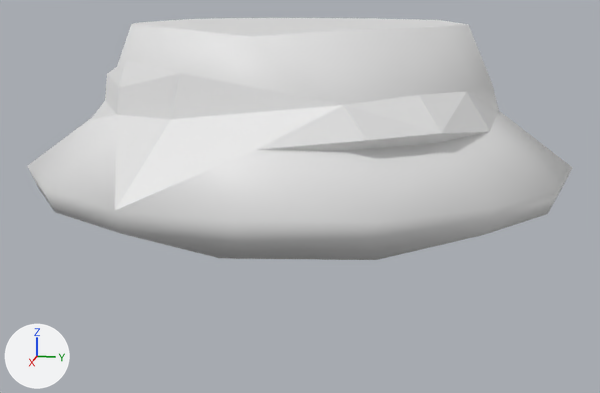
The FBX model Assets/resources/meshes/grass_rock_tier.fbx, before and after one commit.
One viewpoint serves both versions: a camera (50 mm lens) standing at (12.18, 2.47, 1.43) and looking at (0.01, 0.03, -1.61). Every picture has the same lights, and +X, +Y and +Z are marked at lower left.
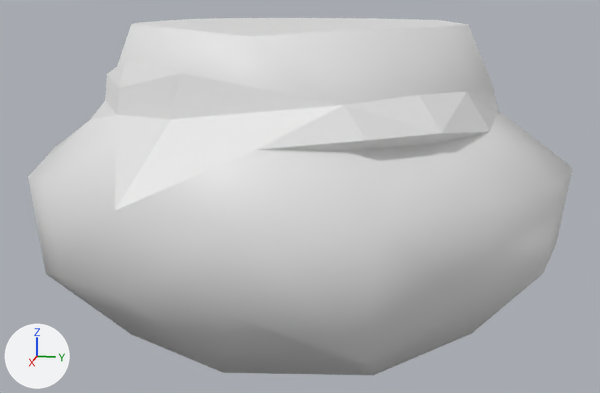
Commit message: Improvements to the grassy tiers biome.

What changed in the scene script:
```text
Change me_cylinder_002:
    where me_cylinder_002.from_pydata(...)  # 84 vertices, 86 faces; spans x -3.68..3.68, y -4.0..4.0, z -2.49..1.01
    used by ob_cylinder_001; location = (0.0, 0.0, 0.0)
    before: 59 (0.0, 3.86, -1.35) at pixel (560, 191), 70 (-3.28, -1.48, -1.35), 72 (-3.28, 1.48, -1.35), 75 (0.49, 2.7, -1.86), 76 (2.12, 1.44, -1.87) at pixel (376, 260)
    before: 77 (2.42, -0.52, -1.87) at pixel (220, 258), 79 (-0.49, -2.7, -1.86), 82 (-1.45, 2.21, -1.87), 83 (0.0, 0.0, -2.49)
    me_cylinder_002 part 1
    add for i in [75, 76, 77, 79, 82, 83]: me_cylinder_002.vertices[i].co += Vector((0.0, 0.0, -1.59))
    add for i in [59, 70, 72]: me_cylinder_002.vertices[i].co += Vector((0.0, 0.0, -0.78))
    me_cylinder_002.vertices[9].co: (1.41, -3.7, -1.0) -> (1.41, -3.7, -1.16)  # pixel (27, 165) -> pixel (28, 176)
    me_cylinder_002.vertices[14].co: (-2.6, -2.83, -1.0) -> (-2.6, -2.83, -1.11)
    me_cylinder_002.vertices[18].co: (-3.68, 0.0, -1.0) -> (-3.68, 0.0, -1.02)
    me_cylinder_002.vertices[23].co: (-1.41, 3.7, -1.0) -> (-1.41, 3.7, -1.1)
    me_cylinder_002.vertices[34].co: (3.37, 1.57, -1.02) -> (3.37, 1.57, -1.19)  # pixel (377, 222) -> pixel (377, 236)
    me_cylinder_002.vertices[60].co: (1.36, 3.56, -1.35) -> (1.36, 3.56, -2.16)  # pixel (547, 214) -> pixel (543, 273)
    me_cylinder_002.vertices[61].co: (2.51, 2.73, -1.35) -> (2.51, 2.73, -2.16)  # pixel (482, 235) -> pixel (478, 299)
    me_cylinder_002.vertices[62].co: (3.28, 1.48, -1.35) -> (3.28, 1.48, -2.75)  # pixel (369, 248) -> pixel (366, 363)
    me_cylinder_002.vertices[63].co: (3.55, 0.0, -1.35) -> (3.55, 0.0, -2.2)  # pixel (235, 247) -> pixel (236, 318)
    me_cylinder_002.vertices[64].co: (3.28, -1.48, -1.35) -> (3.28, -1.48, -2.16)  # pixel (121, 233) -> pixel (124, 297)
    me_cylinder_002.vertices[65].co: (2.51, -2.73, -1.35) -> (2.51, -2.73, -2.22)  # pixel (54, 212) -> pixel (59, 274)
    me_cylinder_002.vertices[66].co: (1.36, -3.56, -1.35) -> (1.36, -3.56, -2.65)  # pixel (39, 189) -> pixel (45, 273)
    me_cylinder_002.vertices[67].co: (0.0, -3.86, -1.35) -> (0.0, -3.86, -2.09)
    me_cylinder_002.vertices[68].co: (-1.36, -3.56, -1.35) -> (-1.36, -3.56, -2.13)
    me_cylinder_002.vertices[69].co: (-2.51, -2.73, -1.35) -> (-2.51, -2.73, -2.65)
    me_cylinder_002.vertices[71].co: (-3.55, 0.0, -1.35) -> (-3.55, 0.0, -2.77)
    me_cylinder_002.vertices[73].co: (-2.51, 2.73, -1.35) -> (-2.51, 2.73, -2.19)
    me_cylinder_002.vertices[74].co: (-1.36, 3.56, -1.35) -> (-1.36, 3.56, -2.75)
    me_cylinder_002.vertices[78].co: (1.45, -2.21, -1.87) -> (1.45, -2.21, -3.47)  # not seen -> pixel (131, 334)
    me_cylinder_002.vertices[80].co: (-2.12, -1.44, -1.87) -> (-2.12, -1.44, -3.48)
    me_cylinder_002.vertices[81].co: (-2.42, 0.52, -1.87) -> (-2.42, 0.52, -3.48)
```

Location of each change, [x1, y1, x2, y2] in pixels of the pictures (600 x 393 px; the box of a moved part takes in the faces that stretch with it):
'Cylinder.001', reshaped (47% taller)
    before: [28, 18, 573, 260]
    after: [28, 18, 573, 375]
part 1 of me_cylinder_002, moved or reshaped
    before: [28, 118, 570, 260]
    after: [28, 119, 572, 375]
